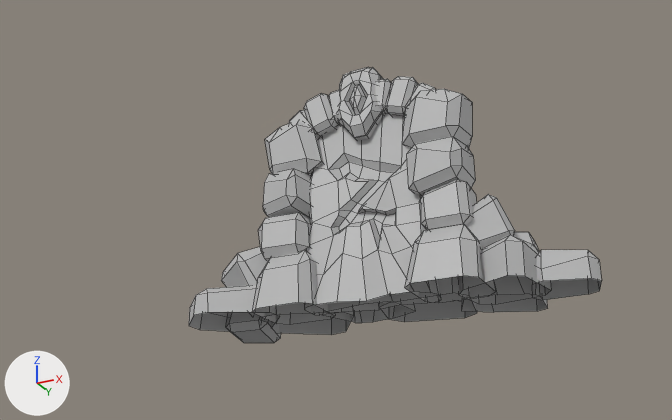
One commit to the FBX model Assets/Models/Buildings/Altar/Altar.fbx: the scene before it, then after it.
Before and after are seen from a 50 mm lens placed at (2.53, -5.54, -1.78), pointed at (-0.12, -0.24, 0.6). Lighting does not change. The marker at lower left points along +X, +Y and +Z. Mesh edges are drawn as thin lines. Where no turn or scale is listed for an object, it has been applied to the vertices.

Objects in the first picture: 'SM_ZombieAltar'.
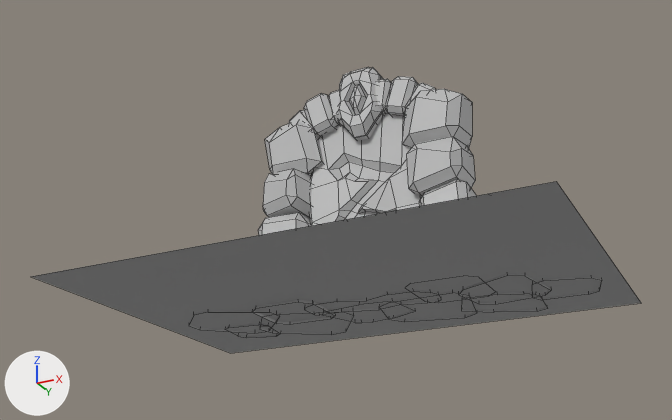
Commit message: Added cracked platform that the altar will be sitting on

Where the newer file only moved an object's origin or applied its transform, the numbers keep the older frame.

Location of each change, [x1, y1, x2, y2] in pixels of the pictures (672 x 420 px):
'SM_ZombieAltar', reshaped (48% wider): before [189, 67, 602, 343]; after [31, 67, 641, 353]
part 1 of me_mesh, cut back: before [226, 312, 281, 343]; after [225, 324, 281, 338]
part 2 of me_mesh, added: after [31, 182, 641, 353]

The edits, one by one:
Material 'PlatformCracks' (mat_platformcracks) is new.
Its base color is (0.5, 0.5, 0.5) (grey #bcbcbc).
me_mesh is used by ob_sm_zombiealtar; location (0.0, 0.0, 0.001).
Verts and faces of me_mesh; kept vertices keep their numbers, new ones are numbered from 855.
me_mesh had 855 vertices, 852 faces and spanned x -1.44..1.52, y -0.28..0.73, z -0.07..1.76.
me_mesh now has 856 vertices, 845 faces and spans x -1.65..1.65, y -1.44..0.87, z -0.02..1.76.
Part 1, on me_mesh:
10 vertices are removed from x -1.28..-0.95, y 0.14..0.53, z -0.07..0.02.
16 faces are deleted.
2 vertices move from x -0.96..-0.92, y 0.17..0.22, z 0.01..0.03 to x -0.96..-0.92, y 0.17..0.22, z -0.01.
7 vertices are added at x -1.28..-0.95, y 0.14..0.53, z -0.01.
8 new faces join them, mat_altar_main (grey #bcbcbc).
Part 2, on me_mesh:
New vertex 855 is at (-1.65, -1.44, 0.0), pixel (30, 276).
New vertex 856 is at (1.65, -1.44, 0.0), pixel (556, 181).
New vertex 857 is at (-1.65, 0.87, 0.0), pixel (230, 353).
New vertex 858 is at (1.65, 0.87, 0.0), pixel (641, 303).
New faces: (855, 856, 858, 857) (mat_platformcracks (grey #bcbcbc)).
me_mesh now uses material mat_platformcracks (grey #bcbcbc).
